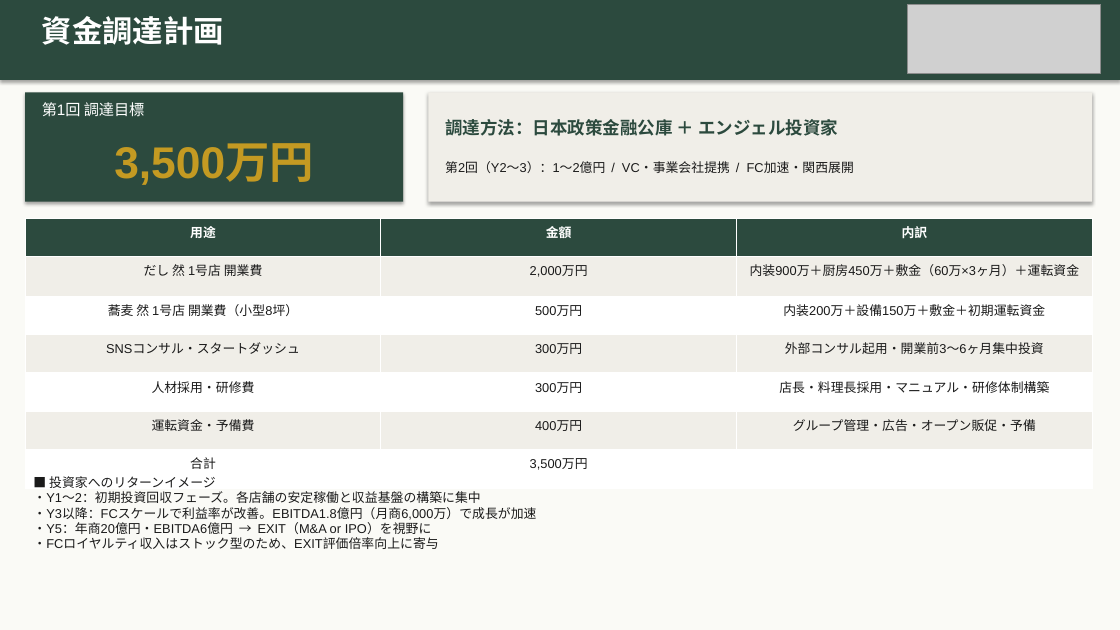
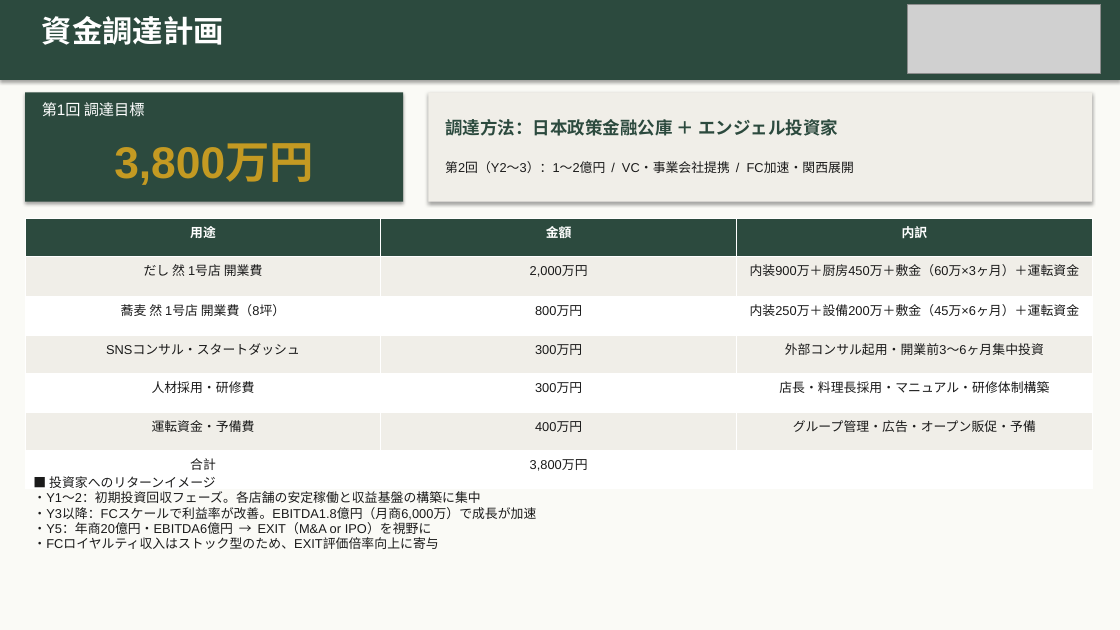
Before and after one commit to hunkotusaisinryo-lab/test-repo, a slide deck: slide 14 of zen/07_融資・投資家資料/然グループ_統合ピッチデッキ_強化版.pptx. Drawn at 1120x630 pixels with LibreOffice and Linux fonts; fonts in the diff are those of the drawing; grey boxes stand for pictures. Boxes give left, top, right and bottom in pixels: in the first picture for what was removed or moved away, otherwise in the second. Text is boxed around its words. In the diff, an @@ line names an element or a change of style, - is before the commit and + after.

```diff
--- a/zen/07_融資・投資家資料/然グループ_統合ピッチデッキ_強化版.pptx
+++ b/zen/07_融資・投資家資料/然グループ_統合ピッチデッキ_強化版.pptx
@@ text at (114,143,314,185): text changed @@
-3,500万円
+3,800万円
@@ table at (25,218,1091,487) @@
-row 3: 蕎麦 然 1号店 開業費（小型8坪） | 500万円 | 内装200万＋設備150万＋敷金＋初期運転資金
+row 3: 蕎麦 然 1号店 開業費（8坪） | 800万円 | 内装250万＋設備200万＋敷金（45万×6ヶ月）＋運転資金
-row 7, column 2: 3,500万円
+row 7, column 2: 3,800万円
```
Also in this commit, not shown: 4 other slides changed, 1 other file.
